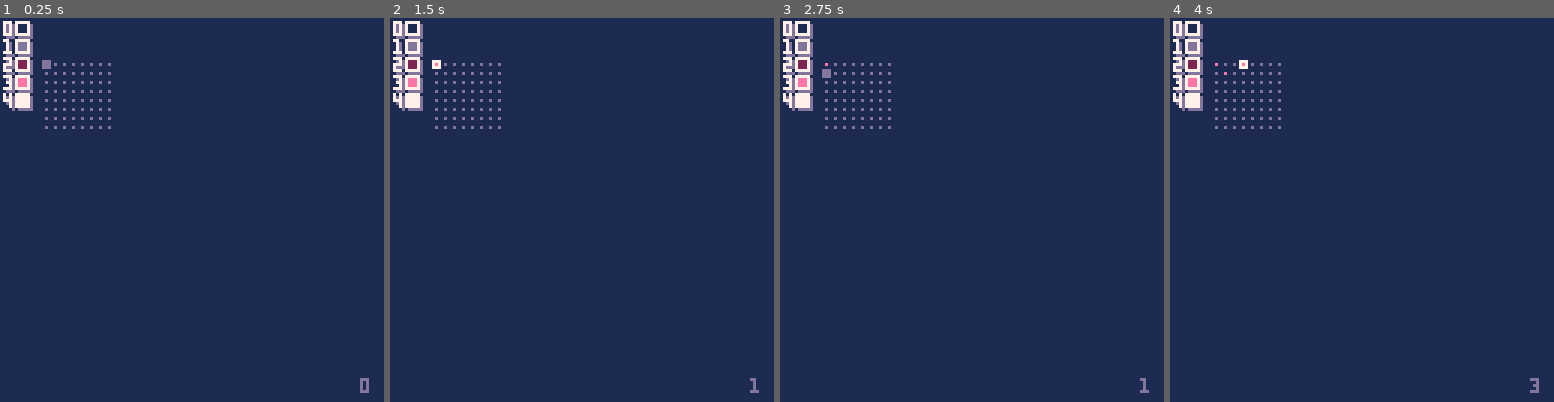
Above: before the commit, frames 1-4 (left to right).
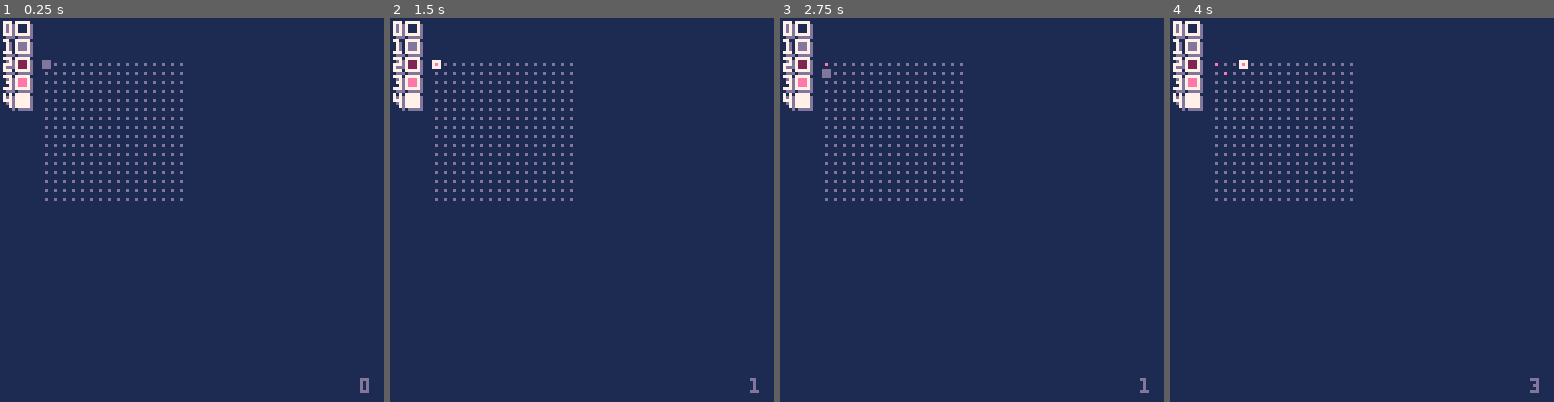
Above: after the commit, the same moments.

Repository: SestrenExsis/NANDGate
Game: PICO-8 cartridge nandgate.p8
Two runs of this game, one before a commit and one after it. Both use one fixed random seed, a clock stepped at 60 frames per second and the inputs below.
Inputs:
- Up to frame 1 (0.25 s): no input
- Up to frame 2 (1.5 s): tap O (Z key) at 0.33, 0.7, 1.43 s
- Up to frame 3 (2.75 s): hold Left 1.97-2.37 s; tap O (Z key) at 2.22 s; hold Down from 2.42 s (still down)
- Up to frame 4 (4 s): release Down at 2.82 s; hold Right 2.87-3.53 s; tap O (Z key) at 3.1, 3.98 s; hold Up from 3.58 s (still down)

The runs differ from the first frame. In frame 1, 1.2% of the frame differs, in the area x 11-48%, y 11-48%; in frame 2, 1.2%; in frame 3, 1.2%; in frame 4, 1.2%.

Commit message:
Clean up formatting a bit

Diff:
--- a/nandgate.p8
+++ b/nandgate.p8
@@ -8,18 +8,20 @@
 _version=1
 cartdata("sestrenexsis_nandgate_1")
 
-_colors={[0]=1,13,2,14,7}
---[[
-_colors={[0]=0,5,3,11,7}
---]]
-
 function _init()
-	-- init
+	-- color palette
+	---[[
+	_pal={[0]=1,13,2,14,7}
+	--]]
+	--[[
+	_pal={[0]=0,5,3,11,7}
+	--]]
 	for i=0,4 do
-		pal(i,_colors[i],1)
+		pal(i,_pal[i],1)
 	end
-	_rows=8 --36
-	_cols=8 --36
+	-- grid
+	_rows=16 --36
+	_cols=16 --36
 	_grid={[0]=0}
 	for i=1,_rows*_cols-1 do
 		add(_grid,0)
@@ -63,8 +65,11 @@
 		print(tostr(i),lf+1,tp+1,1)
 		print(tostr(i),lf,tp,4)
 		rect(lf+5,tp+1,lf+9,tp+5,1)
-		rect(lf+4,tp,lf+8,tp+4,4)
-		rectfill(lf+5,tp+1,lf+7,tp+3,i)
+		rect(lf+4, tp,lf+8,tp+4,4)
+		rectfill(
+			lf+5,tp+1,
+			lf+7,tp+3,
+			i)
 	end
 	-- draw grid and wires
 	for rw=0,_rows-1 do
